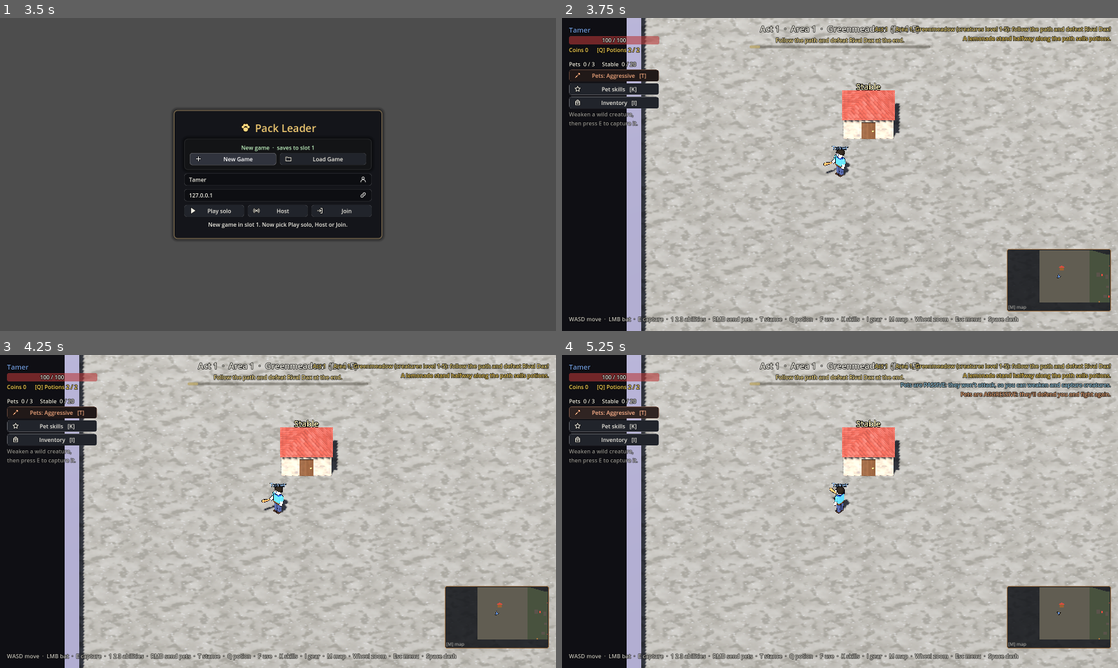
Above: before the commit, frames 1-4 (two rows, left to right).
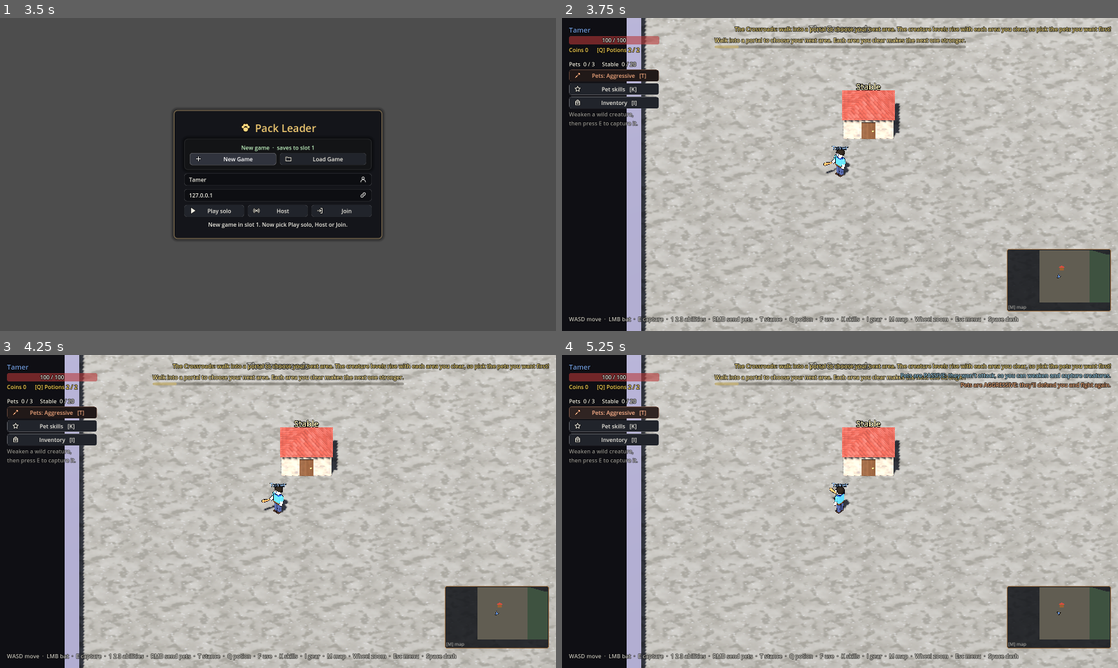
Above: after the commit, the same moments.

Repository: stealer999-design/Pack-Leader
Game: Godot game, scene res://scenes/main.tscn
Same seed, same stepped clock (60 frames per second), same inputs: the game is played once before the commit and once after it.
Inputs:
- Up to frame 1 (3.5 s): click "Load Game" at 0.5 s; click "Back" at 1.25 s; click "New Game" at 2 s; click "New Game" at 2.75 s
- Up to frame 2 (3.75 s): click "Play solo" at 3.5 s
- Up to frame 3 (4.25 s): no input
- Up to frame 4 (5.25 s): click "Pets: Aggressive [T]" at 4.25 s; click "Pets: Passive [T]" at 5 s

Frame 1 is identical in both runs. In frame 2, 2.1% of the frame differs, in the area x 27-99%, y 2-91%; in frame 3, 2.1%; in frame 4, 3.1%.

Commit message:
Start at the Crossroads and choose the order of the Act 1 areas
A new game starts at the Crossroads, a peaceful hub (level 0) with the
stable, village and lemonade stand and a walk-in portal for each Act 1
area. The order chosen sets the creature levels (first area 1-5, then
6-10, ...). After each Act 1 boss the portal leads back to the Crossroads;
a new area stays sealed until the current one's boss is beaten. The chosen
route and cleared areas are synced and saved; older saves keep the old order.

Co-Authored-By: Claude Opus 5.5 <noreply@anthropic.com>
Claude-Session: https://claude.ai/code/session_01SHXn7uzAhXhqkDiK48VPSa

Diff:
--- a/scenes/world.tscn
+++ b/scenes/world.tscn
@@ -52,15 +52,21 @@
 height = 0.05
 
 [sub_resource type="SceneReplicationConfig" id="level_sync"]
-properties/0/path = NodePath(".:level_state")
+properties/0/path = NodePath(".:route")
 properties/0/spawn = true
 properties/0/replication_mode = 2
-properties/1/path = NodePath(".:exit_open")
+properties/1/path = NodePath(".:cleared_level")
 properties/1/spawn = true
 properties/1/replication_mode = 2
-properties/2/path = NodePath(".:furthest_level")
+properties/2/path = NodePath(".:level_state")
 properties/2/spawn = true
 properties/2/replication_mode = 2
+properties/3/path = NodePath(".:exit_open")
+properties/3/spawn = true
+properties/3/replication_mode = 2
+properties/4/path = NodePath(".:furthest_level")
+properties/4/spawn = true
+properties/4/replication_mode = 2
 
 [node name="World" type="Node3D"]
 script = ExtResource("1_world")
--- a/scripts/biome_db.gd
+++ b/scripts/biome_db.gd
@@ -92,8 +92,33 @@
 const ACTS := [[0, 1, 2, 3], [4, 5, 6, 7]]
 
 
+## The Act 1 biomes, in the order the players chose them at the Crossroads
+## (World.route, synced). Act 1's areas follow this order; areas not chosen yet
+## fall back to the remaining biomes in their usual order.
+static var route: Array = []
+## Level 0 is the Crossroads, the hub where the players pick their next Act 1
+## area. It looks like Greenmeadow.
+const CROSSROADS := 0
+## What lives in each Act 1 biome, for the Crossroads signs.
+const PET_TEXT := {0: "Cats  ·  Wizards", 1: "Birds  ·  Archers", 2: "Dogs  ·  Paladins", 3: "Lizards  ·  Venomancers"}
+
+
 static func index_for_level(level_number: int) -> int:
-	return (maxi(level_number, 1) - 1) % BIOMES.size()
+	if level_number <= CROSSROADS:
+		return 0
+	var position := (level_number - 1) % BIOMES.size()
+	if position in ACTS[0]:
+		return act1_order()[ACTS[0].find(position)]
+	return position
+
+
+## The Act 1 biomes in play order: the chosen route, then the rest.
+static func act1_order() -> Array:
+	var order := route.filter(func(b) -> bool: return b in ACTS[0])
+	for b in ACTS[0]:
+		if b not in order:
+			order.append(b)
+	return order
 
 
 static func for_level(level_number: int) -> Dictionary:
@@ -103,6 +128,8 @@
 ## Where area `level_number` falls: {act: 1, 2, ... (rising each time the
 ## cycle repeats), area: its place in that act (1-based)}.
 static func act_of(level_number: int) -> Dictionary:
+	if level_number <= CROSSROADS:
+		return {"act": 1, "area": 0}
 	var n := maxi(level_number, 1) - 1
 	var cycle := n / BIOMES.size()
 	var index := n % BIOMES.size()
--- a/scripts/hud.gd
+++ b/scripts/hud.gd
@@ -488,8 +488,12 @@
 	level_label.text = "%s  ·  %s  (Lv %d-%d)" % [World.area_title(world.level_number), world.biome().name, levels.x, levels.y]
 	progress_bar.value = world.level_progress(_player.global_position) * 100.0
 	var rival := world.get_rival()
-	if world.exit_open:
-		objective_label.text = "Boss defeated! Take the Next level portal, or the violet Travel portal to go back."
+	if world.is_crossroads():
+		level_label.text = "The Crossroads"
+		objective_label.text = "Walk into a portal to choose your next area. Each area you clear makes the next one stronger."
+	elif world.exit_open:
+		objective_label.text = "Boss defeated! Take the %s portal, or the violet Travel portal to go back." \
+				% ("Crossroads" if world.next_level() == BiomeDB.CROSSROADS else "Next level")
 	elif rival and rival.engaged:
 		objective_label.text = "Defeat %s!" % rival.objective_name()
 	else:
@@ -615,14 +619,18 @@
 	for child in _travel_list.get_children():
 		child.queue_free()
 	var world := _player.world
-	for n in range(1, world.furthest_level + 1):
+	for n in range(BiomeDB.CROSSROADS, world.furthest_level + 1):
 		var levels := World.area_levels(n)
 		var button := Button.new()
 		button.focus_mode = Control.FOCUS_NONE
 		button.alignment = HORIZONTAL_ALIGNMENT_LEFT
 		button.custom_minimum_size = Vector2(0, 40)
-		button.text = "%s  ·  %s   (creatures Lv %d-%d)%s" % [World.area_title(n), BiomeDB.for_level(n).name,
-				levels.x, levels.y, "   ·  you are here" if n == world.level_number else ""]
+		var here := "   ·  you are here" if n == world.level_number else ""
+		if n <= BiomeDB.CROSSROADS:
+			button.text = "The Crossroads   (choose an Act 1 area)%s" % here
+		else:
+			button.text = "%s  ·  %s   (creatures Lv %d-%d)%s" % [World.area_title(n), BiomeDB.for_level(n).name,
+					levels.x, levels.y, here]
 		UiIcons.button(button, "map")
 		button.pressed.connect(func() -> void:
 			world.request_travel.rpc_id(1, n)
--- a/scripts/level_generator.gd
+++ b/scripts/level_generator.gd
@@ -57,6 +57,7 @@
 ##              (in path space:) z: float, wall_x: float, path_end_x: float,
 ##              plaza: Rect2 (x, z), bat_shop_point, stable_point, breeder_point: Vector3, houses: [{ pos: Vector3, size: Vector3 }] }
 ##   start_point, stable_point, rival_point, exit_point: Vector3
+##   hub_portals: [Vector3]   the Crossroads only (level 0): one portal per Act 1 biome (BiomeDB.ACTS[0] order)
 ##   total_length: float, rival_name: String, rival_species: int, floor_tint: Color,
 ##   biome: int (index into BiomeDB.BIOMES)
 ## }
@@ -66,6 +67,9 @@
 	var rng := RandomNumberGenerator.new()
 	rng.seed = level_seed
 	var biome := BiomeDB.for_level(level_number)
+	# The Crossroads (level 0): a short, straight, peaceful walk past the
+	# lemonade stand and the village to a plaza with a portal to each Act 1 area.
+	var hub := level_number <= BiomeDB.CROSSROADS
 	var segments: Array[Dictionary] = []
 	var rocks: Array[Dictionary] = []
 	var spots: Array[Dictionary] = []
@@ -75,12 +79,15 @@
 	segments.append({"z_start": z, "z_end": z - START_LENGTH, "center_x": 0.0, "width": START_WIDTH, "kind": "start"})
 	z -= START_LENGTH
 
-	var path_count := 5 + mini(level_number, 5)
+	var path_count := 2 if hub else 5 + mini(level_number, 5)
 	var center := 0.0
 	for i in path_count:
 		var width := rng.randf_range(MIN_PATH_WIDTH, MAX_PATH_WIDTH)
 		var seg := {"z_start": z, "z_end": z - SEGMENT_LENGTH, "center_x": center, "width": width, "kind": "path"}
 		segments.append(seg)
+		if hub:
+			z -= SEGMENT_LENGTH
+			continue
 		_add_rocks(rng, seg, rocks)
 		# Keep the first stretch next to the camp clear so the camp is safe.
 		_add_creature_spots(rng, seg, rocks, spots, float(i + 1) / path_count, 8.0 if i == 0 else 2.0)
@@ -113,6 +120,8 @@
 	var arena := {"z_start": z, "z_end": z - ARENA_LENGTH, "center_x": arena_center, "width": ARENA_WIDTH, "kind": "arena"}
 	segments.append(arena)
 	for corner in [Vector2(-1, -1), Vector2(1, -1), Vector2(-1, 1), Vector2(1, 1)]:
+		if hub:
+			break
 		rocks.append({
 			"pos": Vector3(arena_center + corner.x * 14.0, 0.0, z - ARENA_LENGTH * 0.5 + corner.y * 12.0),
 			"size": Vector3(3.0, 3.5, 3.0),
@@ -144,6 +153,14 @@
 			var half := half_width(bent, item_s) - 2.0
 			item.pos = map_point(bent, Vector3(clampf(item.pos.x, -half, half), 0.0, item.pos.z))
 	var shop_s: float = -shop_point.z
+	# The Crossroads portals: a row along the plaza (left to right on screen),
+	# one per Act 1 biome, before the Travel portal at the far end.
+	var hub_portals: Array[Vector3] = []
+	if hub:
+		var count: int = BiomeDB.ACTS[0].size()
+		for i in count:
+			var along := 9.0 + i * 9.5
+			hub_portals.append(map_point(bent, Vector3(arena_center + 3.0, 0.0, arena.z_start - along)))
 
 	return {
 		"segments": segments,
@@ -162,6 +179,7 @@
 		"rival_point": map_point(bent, Vector3(arena_center, 0.0, arena.z_start - ARENA_LENGTH * 0.55)),
 		"exit_point": map_point(bent, Vector3(arena_center, 0.0, z + 4.0)),
 		"travel_point": map_point(bent, Vector3(arena_center - 4.5, 0.0, z + 4.0)),
+		"hub_portals": hub_portals,
 		"total_length": total,
 		"rival_name": RIVAL_NAMES[rng.randi() % RIVAL_NAMES.size()],
 		"rival_species": biome.species[rng.randi() % biome.species.size()],
--- a/scripts/save_game.gd
+++ b/scripts/save_game.gd
@@ -107,13 +107,32 @@
 
 ## The level a hosted or solo game starts on: where the player last was
 ## (which may be an earlier area they travelled back to).
+## A new game starts at the Crossroads (level 0), to choose the first area.
 func start_level() -> int:
-	return clampi(int(loaded.get("current", furthest_level())), 1, furthest_level())
+	if loaded.is_empty():
+		return BiomeDB.CROSSROADS
+	return clampi(int(loaded.get("current", furthest_level())), BiomeDB.CROSSROADS, furthest_level())
+
+
+## The order the Act 1 areas were chosen in. Saves from before the Crossroads
+## followed the old fixed order, so they get it (all four, as if chosen).
+func route() -> PackedInt32Array:
+	if loaded.is_empty():
+		return PackedInt32Array()
+	if not loaded.has("route"):
+		return PackedInt32Array(BiomeDB.ACTS[0])
+	return PackedInt32Array(loaded.route)
+
+
+## The furthest area whose boss has been beaten (older saves: the one before
+## the furthest reached).
+func cleared_level() -> int:
+	return maxi(int(loaded.get("cleared", furthest_level() - 1)), 0)
 
 
 ## The furthest area reached (the travel portal goes back to any area up to it).
 func furthest_level() -> int:
-	return maxi(int(loaded.get("level", 1)), 1)
+	return maxi(int(loaded.get("level", 0)), 0)
 
 
 # --- In game ---------------------------------------------------------------------------
@@ -142,13 +161,15 @@
 		var data := pet.to_data()
 		data["slot"] = pet.party_slot
 		party.append(data)
-	var level := maxi(maxi(_world.level_number, _world.furthest_level), int(loaded.get("level", 1)))
+	var level := maxi(maxi(_world.level_number, _world.furthest_level), int(loaded.get("level", 0)))
 	loaded = {
 		"version": VERSION,
 		"name": _player.display_name,
 		"saved_at": Time.get_unix_time_from_system(),
 		"level": level,
 		"current": _world.level_number,
+		"route": Array(_world.route),
+		"cleared": maxi(_world.cleared_level, int(loaded.get("cleared", 0))),
 		"coins": _player.coins,
 		"potions": _player.potions,
 		"bat": _player.bat_tier,
--- a/scripts/world.gd
+++ b/scripts/world.gd
@@ -66,7 +66,19 @@
 
 ## Replicated: the furthest area anyone has reached in this game. The travel
 ## portal can take the party back to any area up to it.
-var furthest_level := 1
+var furthest_level := 0
+## Replicated: the Act 1 biomes in the order the players chose them at the
+## Crossroads (see BiomeDB.route). Listed before level_state in the sync config
+## so clients have it before they build a level.
+var route := PackedInt32Array():
+	set(v):
+		route = v
+		BiomeDB.route = Array(v)
+## Replicated: the furthest area whose boss has been beaten. A new Act 1 area
+## can only be opened at the Crossroads once every chosen one is cleared.
+var cleared_level := 0
+## Colours of the Crossroads portals, by biome.
+const HUB_COLORS := {0: Color(0.45, 0.9, 0.4), 1: Color(0.55, 0.85, 1.0), 2: Color(1.0, 0.75, 0.3), 3: Color(0.6, 0.8, 0.3)}
 ## The travel portal at the end of every level (next to the exit portal): it
 ## is always open, and stepping into it opens the travel window (see HUD).
 var travel_portal: Node3D
@@ -126,6 +138,8 @@
 	Network.player_joined.connect(_on_player_joined)
 	Network.player_left.connect(_on_player_left)
 	furthest_level = SaveGame.furthest_level()
+	route = SaveGame.route()
+	cleared_level = SaveGame.cleared_level()
 	_start_level(SaveGame.start_level())
 	for id in Network.players:
 		_on_player_joined(id, Network.players[id])
@@ -136,6 +150,10 @@
 		portal.rotate_y(delta * 1.5)
 	if travel_portal.visible:
 		travel_portal.rotate_y(-delta * 1.2)
+	var hub := level_root.get_node_or_null("HubPortals")
+	if hub:
+		for p: Node3D in hub.get_children():
+			p.get_node("Ring").rotate_y(delta * 1.3)
 
 
 func _physics_process(delta: float) -> void:
@@ -146,13 +164,67 @@
 	_tick_zones(delta)
 	_tick_traps(delta)
 	_check_checkpoints()
+	if is_crossroads() and not _advancing:
+		_check_hub_portals()
 	if not exit_open or _advancing:
 		return
 	for p in get_players():
 		if not p.downed and _flat_distance(p.global_position, exit_point()) < exit_radius:
 			_advancing = true
 			announce.rpc("%s stepped through the portal..." % p.display_name, p.color.lightened(0.3))
-			get_tree().create_timer(1.0).timeout.connect(_start_level.bind(level_number + 1))
+			get_tree().create_timer(1.0).timeout.connect(_start_level.bind(next_level()))
+			return
+
+
+## True at the Crossroads (level 0), the hub where Act 1 areas are chosen.
+func is_crossroads() -> bool:
+	return level_number <= BiomeDB.CROSSROADS and level_state != Vector2i.ZERO
+
+
+## Where the exit portal leads: back to the Crossroads after an Act 1 area
+## while some Act 1 areas haven't been chosen yet, otherwise the next area.
+func next_level() -> int:
+	if level_number >= 1 and level_number >= route.size() and route.size() < BiomeDB.ACTS[0].size():
+		return BiomeDB.CROSSROADS
+	return level_number + 1
+
+
+## The Crossroads portal for an Act 1 biome: {state: "cleared" | "open" |
+## "locked", level: the area number it leads to (0 if locked)}.
+func hub_portal_state(biome_index: int) -> Dictionary:
+	var at := Array(route).find(biome_index)
+	if at >= 0:
+		return {"state": "cleared" if at + 1 <= cleared_level else "open", "level": at + 1}
+	if route.size() > maxi(cleared_level, 0):
+		return {"state": "locked", "level": 0}
+	return {"state": "new", "level": route.size() + 1}
+
+
+## Server: a player walking into a Crossroads portal takes everyone to that area.
+func _check_hub_portals() -> void:
+	var points: Array = layout.get("hub_portals", [])
+	for p in get_players():
+		if p.downed:
+			continue
+		for i in points.size():
+			if _flat_distance(p.global_position, level_root.to_global(points[i])) >= exit_radius:
+				continue
+			var biome_index: int = BiomeDB.ACTS[0][i]
+			var info := hub_portal_state(biome_index)
+			var area: String = BiomeDB.BIOMES[biome_index].name
+			if info.state == "locked":
+				if Time.get_ticks_msec() >= int(p.get_meta("hub_told", 0)) and not route.is_empty():
+					p.set_meta("hub_told", Time.get_ticks_msec() + 4000)
+					var current: String = BiomeDB.BIOMES[route[route.size() - 1]].name
+					tell(p.peer_id, "%s is sealed until you beat the boss of %s." % [area, current], Color(1.0, 0.6, 0.5))
+				continue
+			if info.state == "new":
+				var chosen := route.duplicate()
+				chosen.append(biome_index)
+				route = chosen
+			_advancing = true
+			announce.rpc("%s chose %s!" % [p.display_name, area], HUB_COLORS[biome_index])
+			get_tree().create_timer(1.0).timeout.connect(_start_level.bind(int(info.level)))
 			return
 
 
@@ -362,11 +434,10 @@
 	var p := get_player(sender if sender != 0 else 1)
 	if p == null or p.downed or not is_near_travel_portal(p.global_position):
 		return
-	if number < 1 or number > furthest_level:
+	if number < BiomeDB.CROSSROADS or number > furthest_level:
 		return
 	_advancing = true
-	announce.rpc("%s opened the way to %s, %s..." % [p.display_name, area_title(number).replace("  ", " "),
-			BiomeDB.for_level(number).name], Color(0.85, 0.65, 1.0))
+	announce.rpc("%s opened the way to %s..." % [p.display_name, area_name(number)], Color(0.85, 0.65, 1.0))
 	get_tree().create_timer(1.0).timeout.connect(_start_level.bind(number))
 
 
@@ -434,7 +505,7 @@
 ## Server: players reach the checkpoint by coming near the lemonade stand, or by
 ## getting past it anywhere across the path.
 func _check_checkpoints() -> void:
-	if layout.is_empty():
+	if layout.is_empty() or is_crossroads():
 		return
 	var stand_progress := level_progress(shop_position())
 	for p in get_players():
@@ -499,6 +570,10 @@
 		if pet.has_meta("told_overlevelled"):
 			pet.remove_meta("told_overlevelled")
 
+	if number <= BiomeDB.CROSSROADS:
+		announce.rpc("The Crossroads: walk into a portal to choose your next area. The creature levels rise with each area you clear, so pick the pets you want first!",
+				Color(1, 0.9, 0.5))
+		return
 	var levels := area_levels(number)
 	var base_level := levels.x
 	var level_biome := biome()
@@ -538,11 +613,14 @@
 	for pet in _creatures_where(func(c: Creature) -> bool: return c.is_rival_pet()):
 		pet.release_to_wild()
 		announce.rpc("The rival's %s has gone wild. Capture it!" % pet.species.display_name, Color(0.6, 0.85, 1.0))
+	cleared_level = maxi(cleared_level, level_number)
 	for pet in get_all_pets():
 		if not pet.fainted:
 			# About a level's worth for a pet at the top of the area.
 			_give_xp(pet, roundi(rival_defeat_xp * area_levels(level_number).y / 2.0), area_levels(level_number).y)
 	exit_open = true
+	if next_level() == BiomeDB.CROSSROADS:
+		announce.rpc("The portal leads back to the Crossroads: choose where to go next.", Color(1, 0.9, 0.5))
 
 
 ## Server: a damaging area on the ground. Every 0.5s it hurts the enemies of
@@ -689,9 +767,9 @@
 			_give_xp(pet, amount, killed.level)
 
 
-## Creature levels in each area: five per area, rising through the act
-## (Greenmeadow 1-5, Frostfang Peaks 6-10, Sunscorch Dunes 11-15, Mirewood
-## Bog 16-20), and on into the next act. Returns (lowest, highest).
+## Creature levels in each area: five per area, rising through the act (the
+## first Act 1 area chosen 1-5, the second 6-10, the third 11-15, the fourth
+## 16-20), and on into the next act. Returns (lowest, highest).
 static func area_levels(number: int) -> Vector2i:
 	var low := 1 + (maxi(number, 1) - 1) * AREA_LEVELS
 	return Vector2i(low, low + AREA_LEVELS - 1)
@@ -699,8 +777,17 @@
 
 ## "Act 1 · Area 2" (see BiomeDB.ACTS).
 static func area_title(number: int) -> String:
+	if number <= BiomeDB.CROSSROADS:
+		return "The Crossroads"
 	var where := BiomeDB.act_of(number)
 	return "Act %d  ·  Area %d" % [where.act, where.area]
+
+
+## "Act 1 · Area 2, Frostfang Peaks" or "The Crossroads", for messages.
+static func area_name(number: int) -> String:
+	if number <= BiomeDB.CROSSROADS:
+		return "the Crossroads"
+	return "%s, %s" % [area_title(number).replace("  ", " "), BiomeDB.for_level(number).name]
 
 
 ## How much of its XP a pet gets for beating something of `foe_level`: all of
@@ -804,9 +891,60 @@
 	stable.global_position = level_root.to_global(layout.stable_point)
 	stable.rotation.y = PATH_YAW + PI / 2.0
 	portal.global_position = level_root.to_global(layout.exit_point)
+	(portal.get_node("Sign") as Label3D).text = "Crossroads" if next_level() == BiomeDB.CROSSROADS else "Next level"
 	travel_portal.global_position = travel_point()
 	travel_portal.visible = true
+	if is_crossroads():
+		_build_hub_portals()
 	level_changed.emit()
+
+
+## The Crossroads portals: a copy of the exit portal for each Act 1 biome, in
+## its colour, signed with its name, its pets and the creature levels it would
+## have (or "Cleared", or sealed while the current area's boss still stands).
+func _build_hub_portals() -> void:
+	var root := Node3D.new()
+	root.name = "HubPortals"
+	level_root.add_child(root)
+	var points: Array = layout.get("hub_portals", [])
+	for i in points.size():
+		var biome_index: int = BiomeDB.ACTS[0][i]
+		var info := hub_portal_state(biome_index)
+		var color: Color = HUB_COLORS.get(biome_index, Color.WHITE)
+		if info.state == "locked":
+			color = Color(0.45, 0.45, 0.5)
+		var hub_portal := portal.duplicate() as Node3D
+		hub_portal.name = "Hub%d" % i
+		hub_portal.visible = true
+		root.add_child(hub_portal)
+		hub_portal.global_position = level_root.to_global(points[i])
+		hub_portal.rotation.y = 0.0
+		var ring := _material(color)
+		ring.emission_enabled = info.state != "locked"
+		ring.emission = color * 0.8
+		ring.emission_energy_multiplier = 1.4
+		(hub_portal.get_node("Ring") as MeshInstance3D).material_override = ring
+		var core := StandardMaterial3D.new()
+		core.shading_mode = BaseMaterial3D.SHADING_MODE_UNSHADED
+		core.transparency = BaseMaterial3D.TRANSPARENCY_ALPHA
+		core.albedo_color = Color(color, 0.5 if info.state != "locked" else 0.2)
+		(hub_portal.get_node("Core") as MeshInstance3D).material_override = core
+		(hub_portal.get_node("Glow") as OmniLight3D).light_color = color
+		(hub_portal.get_node("Glow") as OmniLight3D).visible = info.state != "locked"
+		var biome_data: Dictionary = BiomeDB.BIOMES[biome_index]
+		var status := ""
+		match info.state:
+			"cleared":
+				status = "Cleared  ·  Lv %d-%d" % [area_levels(info.level).x, area_levels(info.level).y]
+			"open":
+				status = "Lv %d-%d" % [area_levels(info.level).x, area_levels(info.level).y]
+			"new":
+				status = "Lv %d-%d" % [area_levels(info.level).x, area_levels(info.level).y]
+			"locked":
+				status = "Sealed"
+		var label := hub_portal.get_node("Sign") as Label3D
+		label.text = "%s\n%s\n%s" % [biome_data.name, BiomeDB.PET_TEXT.get(biome_index, ""), status]
+		label.modulate = color.lightened(0.35)
 
 
 ## The lemonade stand halfway along the path: counter, striped awning, potion
